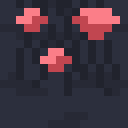
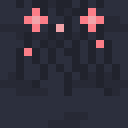
Layers edited between the first and the second 128 x 128 image:
hid "bg #1" over [16, 8, 120, 72]
added layer "bg #2" above "bg" over [24, 8, 104, 56]
